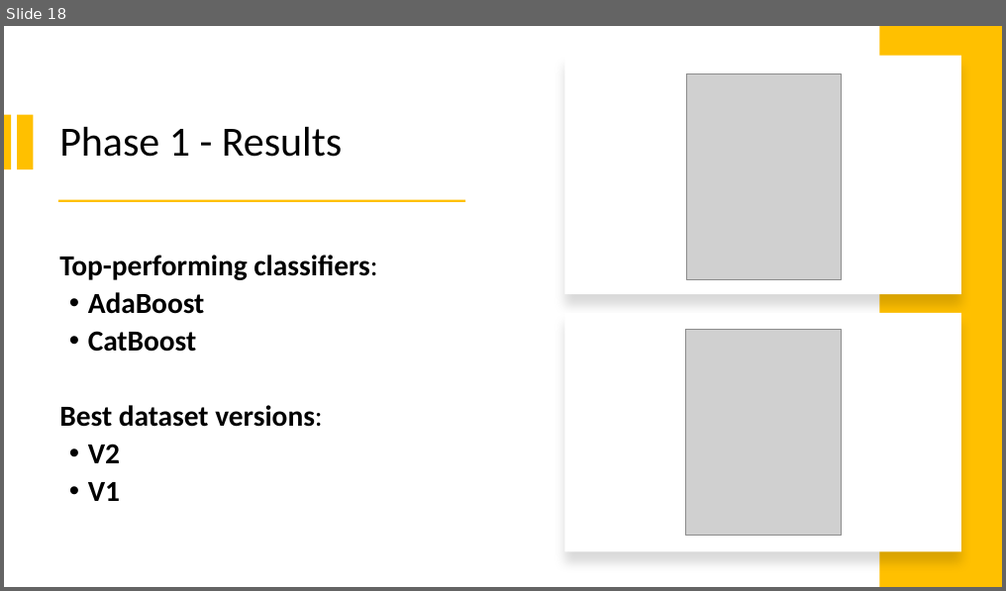
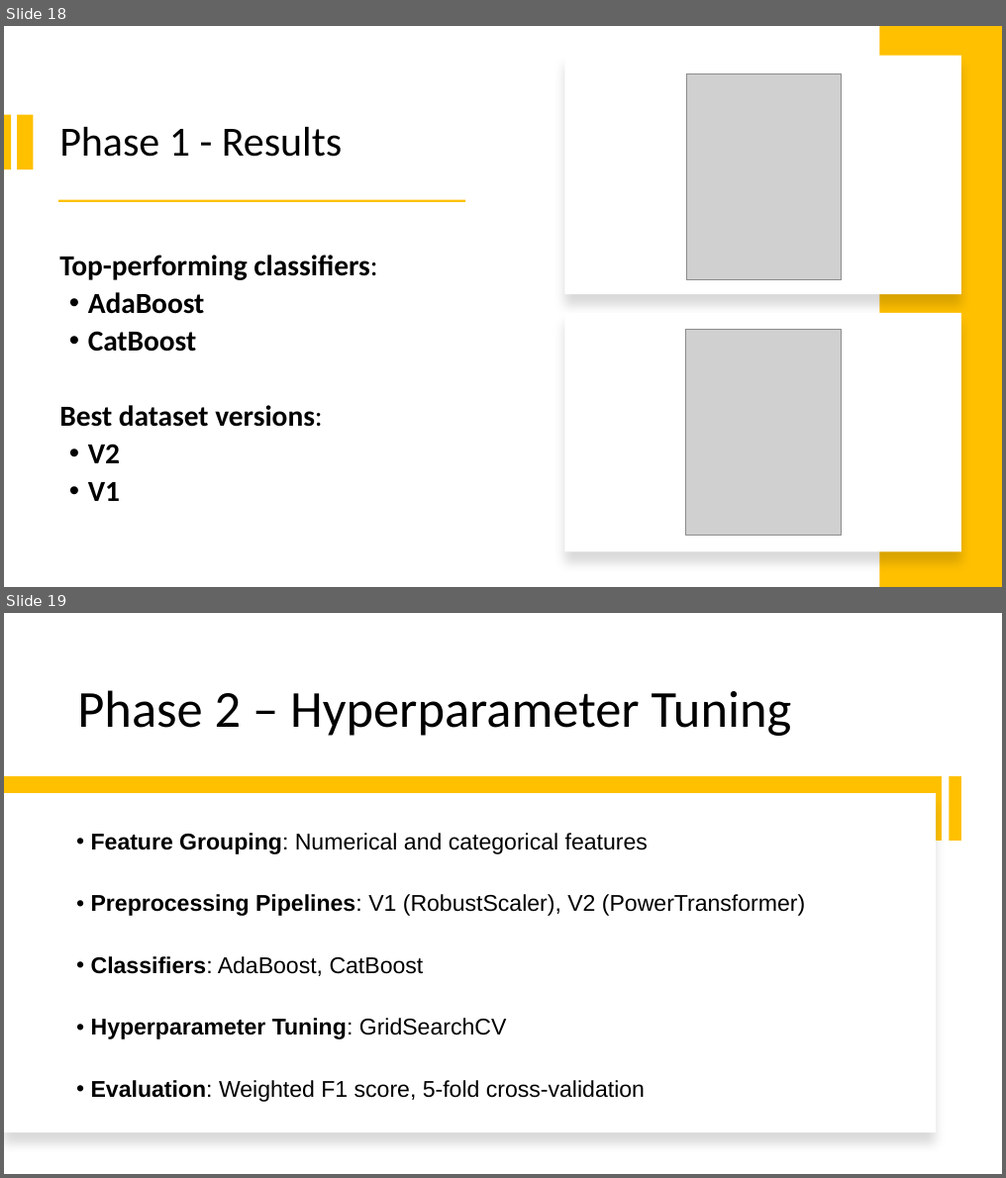
Before and after one commit to ileontios03/EPL448_Project, a slide deck: presentation.pptx. Shown one above the other, each under a label of ours: slide 18 before the commit, slides 18 and 19 after it. The pictures are 1006x591 and 1006x1178 pixels, drawn with LibreOffice and Linux fonts; fonts in the diff are those of the drawing; grey boxes stand for pictures. Boxes give left, top, right and bottom in pixels: in the first picture for what was removed or moved away, otherwise in the second. Text is boxed around its words. In the diff, an @@ line names an element or a change of style, - is before the commit and + after.

```diff
--- a/presentation.pptx
+++ b/presentation.pptx
@@ slide 19 added at box(4, 613, 1002, 1174), background #FFFFFF @@
@@ title added at box(77, 690, 792, 736), 50 pt, text #000000 @@
+Phase 2 – Hyperparameter Tuning
@@ rectangle added at box(4, 777, 943, 841), fill #FFC000 @@
@@ rectangle added at box(948, 777, 961, 841), fill #FFC000 @@
@@ rectangle added at box(4, 793, 936, 1134), fill #FFFFFF @@
@@ text added at box(91, 833, 805, 1102), 22 pt, text #000000 @@
+• Feature Grouping: Numerical and categorical features
+• Preprocessing Pipelines: V1 (RobustScaler), V2 (PowerTransformer)
+• Classifiers: AdaBoost, CatBoost
+• Hyperparameter Tuning: GridSearchCV
+• Evaluation: Weighted F1 score, 5-fold cross-validation
```
Also in this commit, not shown: 4 other slides added.
